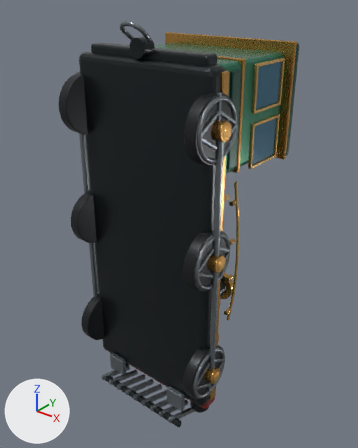
The Blender file assets/blender/lost_things_locomotive.blend, before and after one commit.
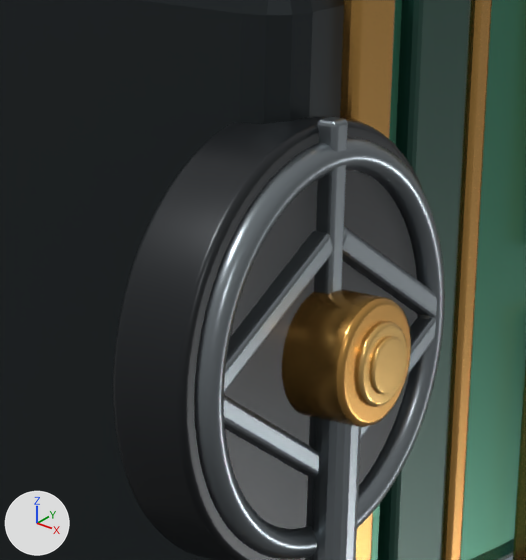
The first picture shows the older version from a 50 mm camera at (5.29, -5.04, 4.04) aimed at (-0.02, 1.6, -0.07). The close-ups show the older and then the newer version on the part from 46% to 70% of the width and 16% to 37% of the height of that picture. Only the edits that show in the close-ups are written down. The lights are fixed; the arrows at lower left show +X, +Y and +Z.

Before the edit, the objects in view are built like this:
```python
ob_locomotive_underframe = bpy.data.objects.new('Locomotive underframe', me_cube)
ob_locomotive_underframe.location = (0.0, 0.78, -0.05)
ob_wheel_spoke_030 = bpy.data.objects.new('Wheel spoke.030', me_cube_036)
ob_wheel_spoke_030.location = (1.435, 0.66, 2.45)
ob_wheel_spoke_031 = bpy.data.objects.new('Wheel spoke.031', me_cube_037)
ob_wheel_spoke_031.location = (1.435, 0.894, 2.315)
ob_wheel_spoke_031.rotation_euler = (1.047, 0.0, 0.0)  # degrees (60, 0, 0)
ob_wheel_spoke_032 = bpy.data.objects.new('Wheel spoke.032', me_cube_038)
ob_wheel_spoke_032.location = (1.435, 0.894, 2.045)
ob_wheel_spoke_032.rotation_euler = (2.094, 0.0, 0.0)  # degrees (120, 0, 0)
ob_wheel_spoke_034 = bpy.data.objects.new('Wheel spoke.034', me_cube_040)
ob_wheel_spoke_034.location = (1.435, 0.426, 2.045)
ob_wheel_spoke_034.rotation_euler = (4.189, 0.0, 0.0)  # degrees (240, 0, 0)
ob_wheel_spoke_035 = bpy.data.objects.new('Wheel spoke.035', me_cube_041)
ob_wheel_spoke_035.location = (1.435, 0.426, 2.315)
ob_wheel_spoke_035.rotation_euler = (5.236, 0.0, 0.0)  # degrees (300, 0, 0)
# also in view: 'Wheel 1 2 | machined rim' at (1.43, 0.66, 2.18); 'Wheel 1 2 | brass hub' at (1.46, 0.66, 2.18); 'Chassis brass side rail R' at (1.37, 0.88, -0.05); 'Cab side window brass rail.005' at (1.28, 1.88, 1.62); 'Cab side lower panel' at (1.25, 1.34, 2.15)
```
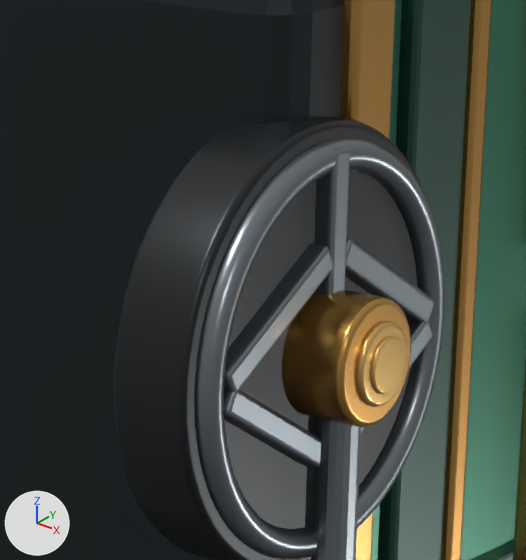
What the commit changed:
me_cube_036 is used by ob_wheel_spoke_030; location (1.435, 0.66, 2.45).
me_cube_036 had 8 vertices, 6 faces and spanned x -0.027..0.027, y -0.027..0.027, z -0.25..0.25.
me_cube_036 now has 8 vertices, 6 faces and spans x -0.032..0.032, y -0.032..0.032, z -0.215..0.215.
me_cube_036 part 1: the whole mesh is scaled about its middle by (1.18, 1.18, 0.86).
me_cube_037 is used by ob_wheel_spoke_031; location (1.435, 0.894, 2.315); rotation (1.047, 0.0, 0.0), in degrees (60, 0, 0).
me_cube_037 had 8 vertices, 6 faces and spanned x -0.027..0.027, y -0.027..0.027, z -0.25..0.25.
me_cube_037 now has 8 vertices, 6 faces and spans x -0.032..0.032, y -0.032..0.032, z -0.215..0.215.
me_cube_037 part 2: the whole mesh is scaled about its middle by (1.18, 1.18, 0.86).
me_cube_040 is used by ob_wheel_spoke_034; location (1.435, 0.426, 2.045); rotation (4.189, 0.0, 0.0), in degrees (240, 0, 0).
me_cube_040 had 8 vertices, 6 faces and spanned x -0.027..0.027, y -0.027..0.027, z -0.25..0.25.
me_cube_040 now has 8 vertices, 6 faces and spans x -0.032..0.032, y -0.032..0.032, z -0.215..0.215.
me_cube_040 part 3: the whole mesh is scaled about its middle by (1.18, 1.18, 0.86).
me_cube_041 is used by ob_wheel_spoke_035; location (1.435, 0.426, 2.315); rotation (5.236, 0.0, 0.0), in degrees (300, 0, 0).
me_cube_041 had 8 vertices, 6 faces and spanned x -0.027..0.027, y -0.027..0.027, z -0.25..0.25.
me_cube_041 now has 8 vertices, 6 faces and spans x -0.032..0.032, y -0.032..0.032, z -0.215..0.215.
me_cube_041 part 4: the whole mesh is scaled about its middle by (1.18, 1.18, 0.86).
Object 'Wheel spoke.030' (ob_wheel_spoke_030) moves from (1.435, 0.66, 2.45) to (1.435, 0.66, 2.425).
Object 'Wheel spoke.031' (ob_wheel_spoke_031) moves from (1.435, 0.894, 2.315) to (1.435, 0.872, 2.303).
Object 'Wheel spoke.032' (ob_wheel_spoke_032) moves from (1.435, 0.894, 2.045) to (1.435, 0.872, 2.058).
Object 'Wheel spoke.034' (ob_wheel_spoke_034) moves from (1.435, 0.426, 2.045) to (1.435, 0.448, 2.058).
Object 'Wheel spoke.035' (ob_wheel_spoke_035) moves from (1.435, 0.426, 2.315) to (1.435, 0.448, 2.303).

What differs and where, as boxes (x1, y1, x2, y2) in the close-ups (526 x 560 px):
'Wheel spoke.035', mesh rescaled, moved: before (224, 231, 333, 392); after (224, 243, 333, 392)
'Wheel spoke.030', moved, rescaled (16% shorter): before (314, 117, 348, 294); after (314, 146, 350, 295)
'Wheel spoke.034', mesh rescaled, moved: before (224, 395, 319, 477); after (224, 390, 321, 468)
'Wheel spoke.031', mesh rescaled, moved (7% shorter): before (343, 227, 437, 317); after (345, 238, 434, 322)
'Wheel spoke.032', moved: before (361, 317, 436, 437); after (361, 320, 433, 433)
